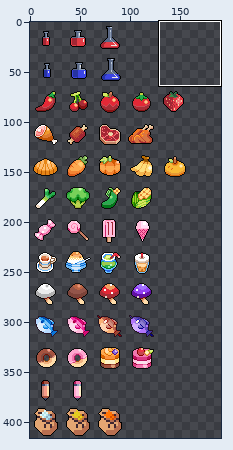
A sprite sheet gets an edit: stage/props.png. The first picture is a wide view before the edit; the outline marks the close-up.
Close-up. The starting point:
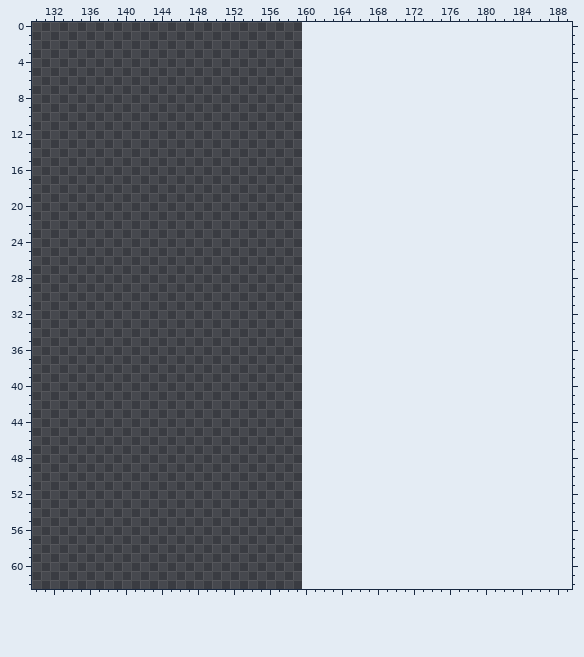
The file is 160x416 pixels. Colours within 5 levels of each other are drawn and written as one. Shown: x 130..189, y 0..62. The old version is drawn lined up with the new one, on the new canvas. The wide view leaves out empty margins. The commit also changed other parts of the picture, which this record leaves out.
The same view after the edit:
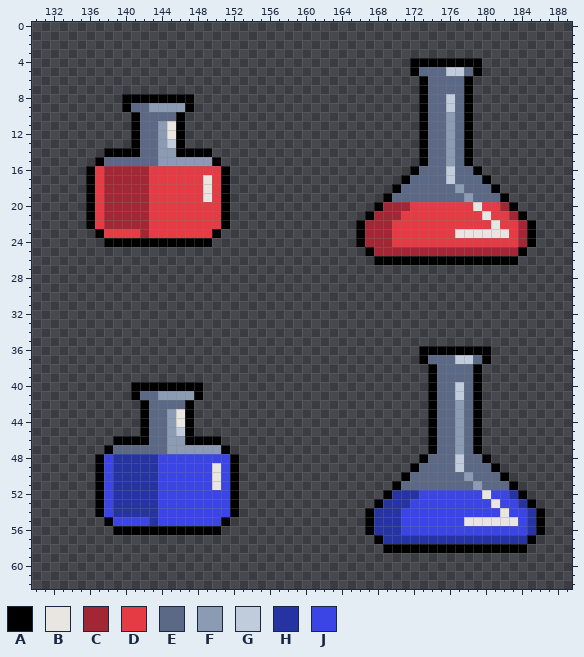
Palette (. is transparent): A #000000  B #e9e5e1  C #a22633  D #e43b44  E #5b6986  F #8b9bb4  G #c0ccdc  H #2633a2  J #3b44e4
Edits made:
canvas 160x416 -> 192x416
y 4: x 172..179 ........ -> AAAAAAAA
y 5: x 172..179 ........ -> AEEEGGEA
y 6..7: x 173..178 ...... -> AEEEEA
y 8: x 140..147 ........ -> AAAAAAAA; x 173..178 ...... -> AEEGEA
y 9: x 140..147 ........ -> AEEFFFFA; x 173..178 ...... -> AEEGEA
y 10: x 141..146 ...... -> AEEEEA; x 173..178 ...... -> AEEFEA
y 11..12: x 141..146 ...... -> AEEFBA; x 173..178 ...... -> AEEFEA
y 13: x 141..146 ...... -> AEEFGA; x 173..178 ...... -> AEEFEA
y 14: x 138..149 ............ -> AAAAEEFFAAAA; x 173..178 ...... -> AEEFEA
y 15: x 137..150 .............. -> AEEEEEEFFFFFFA; x 173..178 ...... -> AEEFEA
y 16: x 136..151 ................ -> ADCCCCCDDDDDDDDA; x 172..179 ........ -> AEEEGEEA
y 17: x 136..151 ................ -> ADCCCCCDDDDDDBDA; x 171..180 .......... -> AEEEEGEEEA
y 18: x 136..151 ................ -> ADCCCCCDDDDDDBDA; x 170..181 ............ -> AEEEEEEFEEEA
y 19: x 136..151 ................ -> ADCCCCCDDDDDDBDA; x 169..182 .............. -> AEEEEEEEEFEEEA
y 20: x 136..151 ................ -> ADCCCCCDDDDDDDDA; x 168..183 ................ -> ACCCDDDDDDDBDDCA
y 21: x 136..151 ................ -> ADCCCCCDDDDDDDDA; x 167..184 .................. -> ACCCDDDDDDDDDBDDCA
y 22: x 136..151 ................ -> ADCCCCCDDDDDDDDA; x 166..185 .................... -> ACCCDDDDDDDDDDDBDDCA
y 23: x 137..150 .............. -> ADDDDCDDDDDDDA; x 166..185 .................... -> ACCCDDDDDDDBBBBBBDCA
y 24: x 138..149 ............ -> AAAAAAAAAAAA; x 166..185 .................... -> ACCCDDDDDDDDDDDDDDCA
y 25: x 167..184 .................. -> ACCCCCCCCCCCCCCCCA
y 26: x 168..183 ................ -> AAAAAAAAAAAAAAAA
y 36: x 173..180 ........ -> AAAAAAAA
y 37: x 173..180 ........ -> AEEEGGEA
y 38..39: x 174..179 ...... -> AEEEEA
y 40: x 141..148 ........ -> AAAAAAAA; x 174..179 ...... -> AEEGEA
y 41: x 141..148 ........ -> AEEFFFFA; x 174..179 ...... -> AEEGEA
y 42: x 142..147 ...... -> AEEEEA; x 174..179 ...... -> AEEFEA
y 43..44: x 142..147 ...... -> AEEFBA; x 174..179 ...... -> AEEFEA
y 45: x 142..147 ...... -> AEEFGA; x 174..179 ...... -> AEEFEA
y 46: x 139..150 ............ -> AAAAEEFFAAAA; x 174..179 ...... -> AEEFEA
y 47: x 138..151 .............. -> AEEEEEEFFFFFFA; x 174..179 ...... -> AEEFEA
y 48: x 137..152 ................ -> AJHHHHHJJJJJJJJA; x 173..180 ........ -> AEEEGEEA
y 49: x 137..152 ................ -> AJHHHHHJJJJJJBJA; x 172..181 .......... -> AEEEEGEEEA
y 50: x 137..152 ................ -> AJHHHHHJJJJJJBJA; x 171..182 ............ -> AEEEEEEFEEEA
y 51: x 137..152 ................ -> AJHHHHHJJJJJJBJA; x 170..183 .............. -> AEEEEEEEEFEEEA
y 52: x 137..152 ................ -> AJHHHHHJJJJJJJJA; x 169..184 ................ -> AHHHJJJJJJJBJJHA
y 53: x 137..152 ................ -> AJHHHHHJJJJJJJJA; x 168..185 .................. -> AHHHJJJJJJJJJBJJHA
y 54: x 137..152 ................ -> AJHHHHHJJJJJJJJA; x 167..186 .................... -> AHHHJJJJJJJJJJJBJJHA
y 55: x 138..151 .............. -> AJJJJHJJJJJJJA; x 167..186 .................... -> AHHHJJJJJJJBBBBBBJHA
y 56: x 139..150 ............ -> AAAAAAAAAAAA; x 167..186 .................... -> AHHHJJJJJJJJJJJJJJHA
y 57: x 168..185 .................. -> AHHHHHHHHHHHHHHHHA
y 58: x 169..184 ................ -> AAAAAAAAAAAAAAAA
